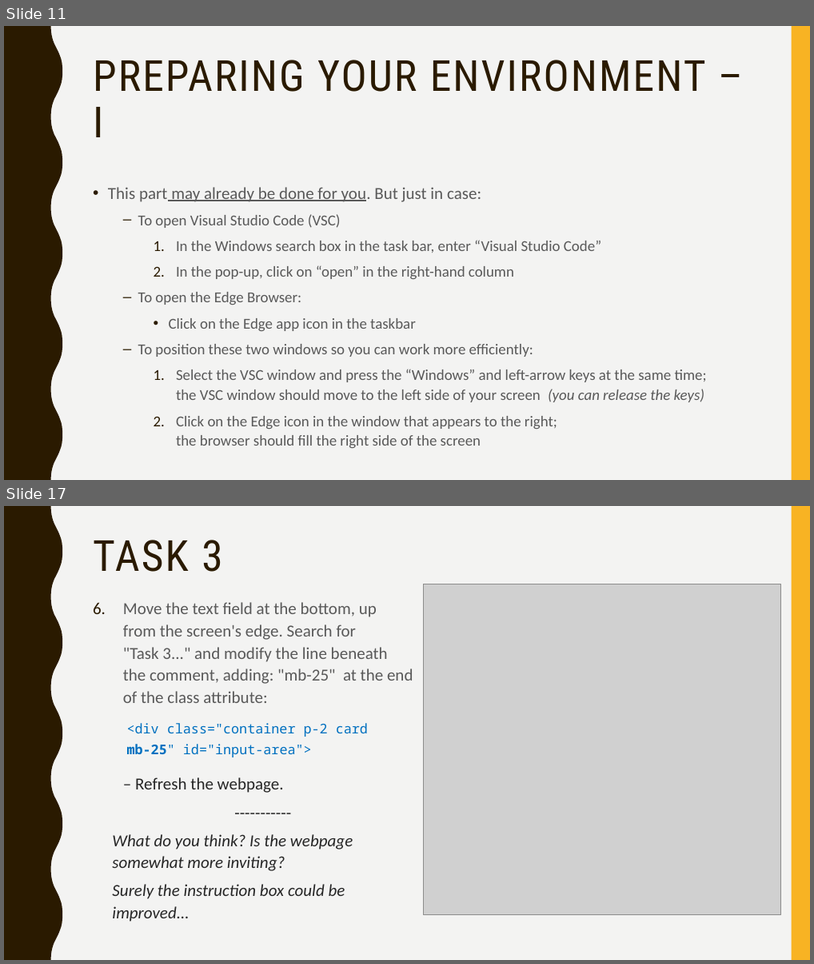
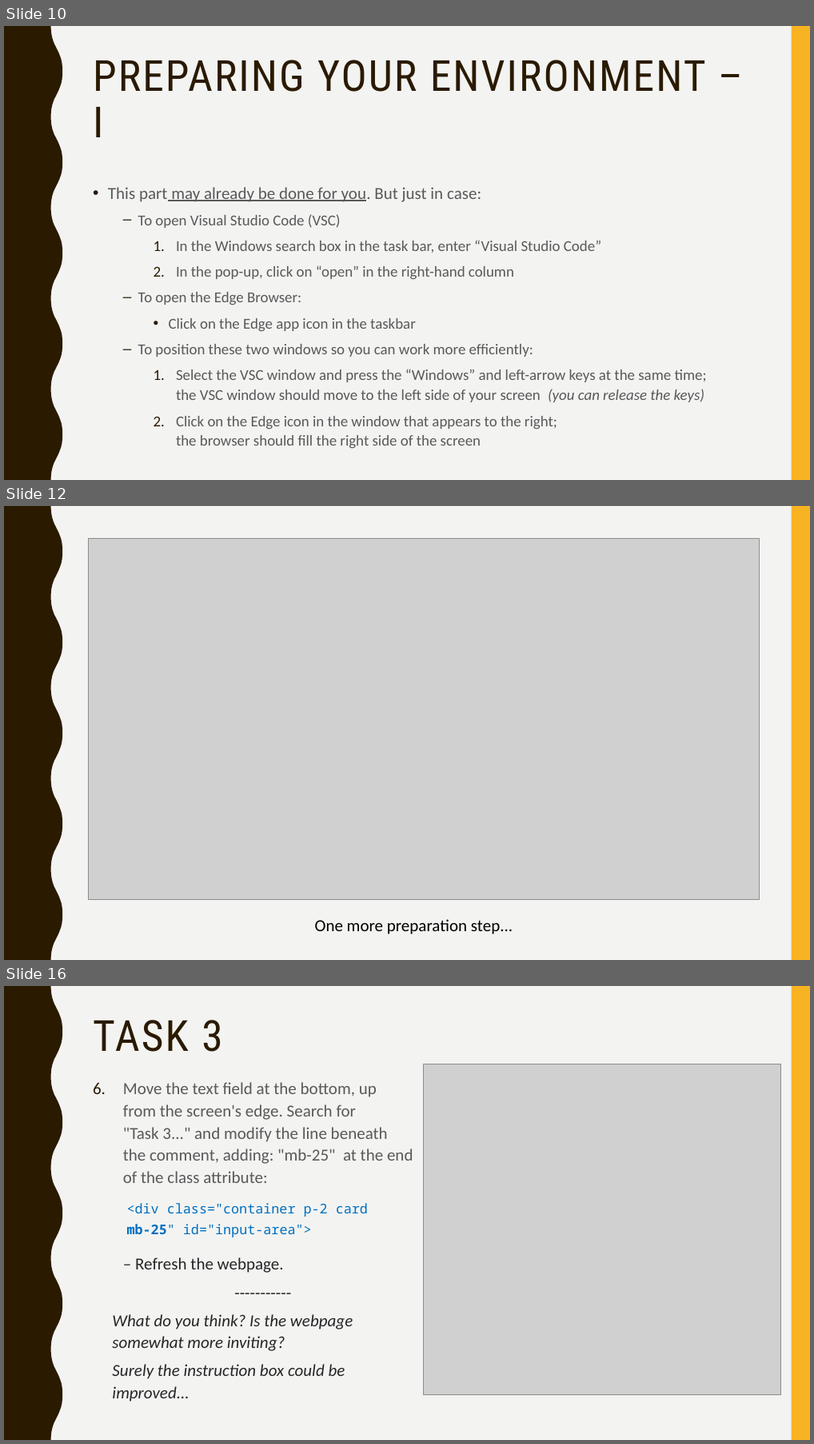
Before and after one commit to MAD-NTID/SVP-LLM-Web2, a slide deck: SVP-mobiweb-web-guide-Wed-2.pptx. Shown one above the other, each under a label of ours: slides 11 and 17 before the commit, slides 10, 12 and 16 after it; the slides between them are not shown. The pictures are 814x964 and 814x1444 pixels, drawn with LibreOffice and Linux fonts; fonts in the diff are those of the drawing; grey boxes stand for pictures. Boxes give left, top, right and bottom in pixels: in the first picture for what was removed or moved away, otherwise in the second. Text is boxed around its words. In the diff, an @@ line names an element or a change of style, - is before the commit and + after.

```diff
--- a/SVP-mobiweb-web-guide-Wed-2.pptx
+++ b/SVP-mobiweb-web-guide-Wed-2.pptx
@@ slide 12 added at [4, 506, 810, 960], background #F3F3F2; not listed: 2 template elements that a slide beside it also shows @@
@@ picture added at [88, 539, 759, 900] @@
@@ text added at [315, 919, 513, 934], 20 pt, text #000000 @@
+One more preparation step...
@@ what was slide 11 is now slide 10 @@
@@ what was slide 17 is now slide 16 @@
```
Also in this commit, not shown: 4 slides changed, 1 other slide added, 2 slides removed, 26 other files.
